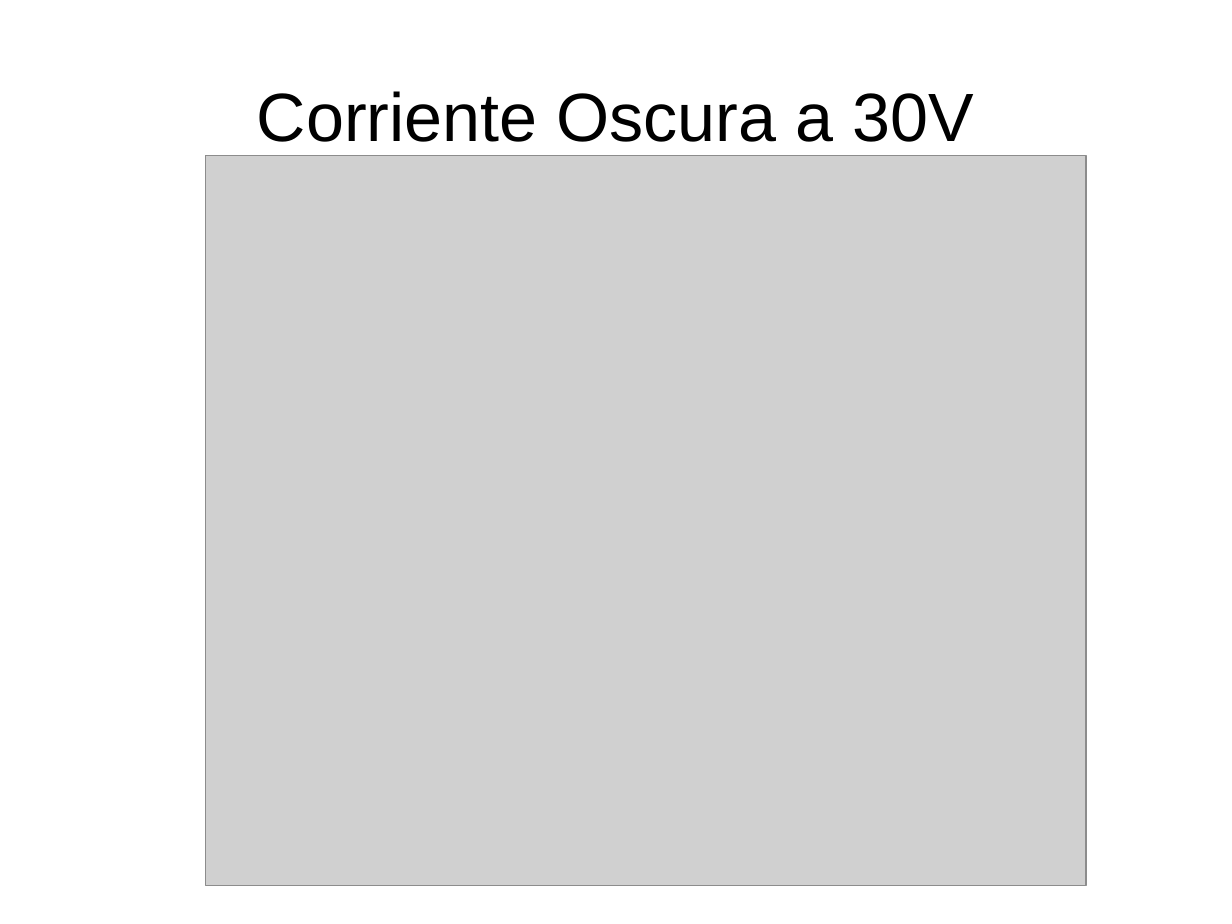
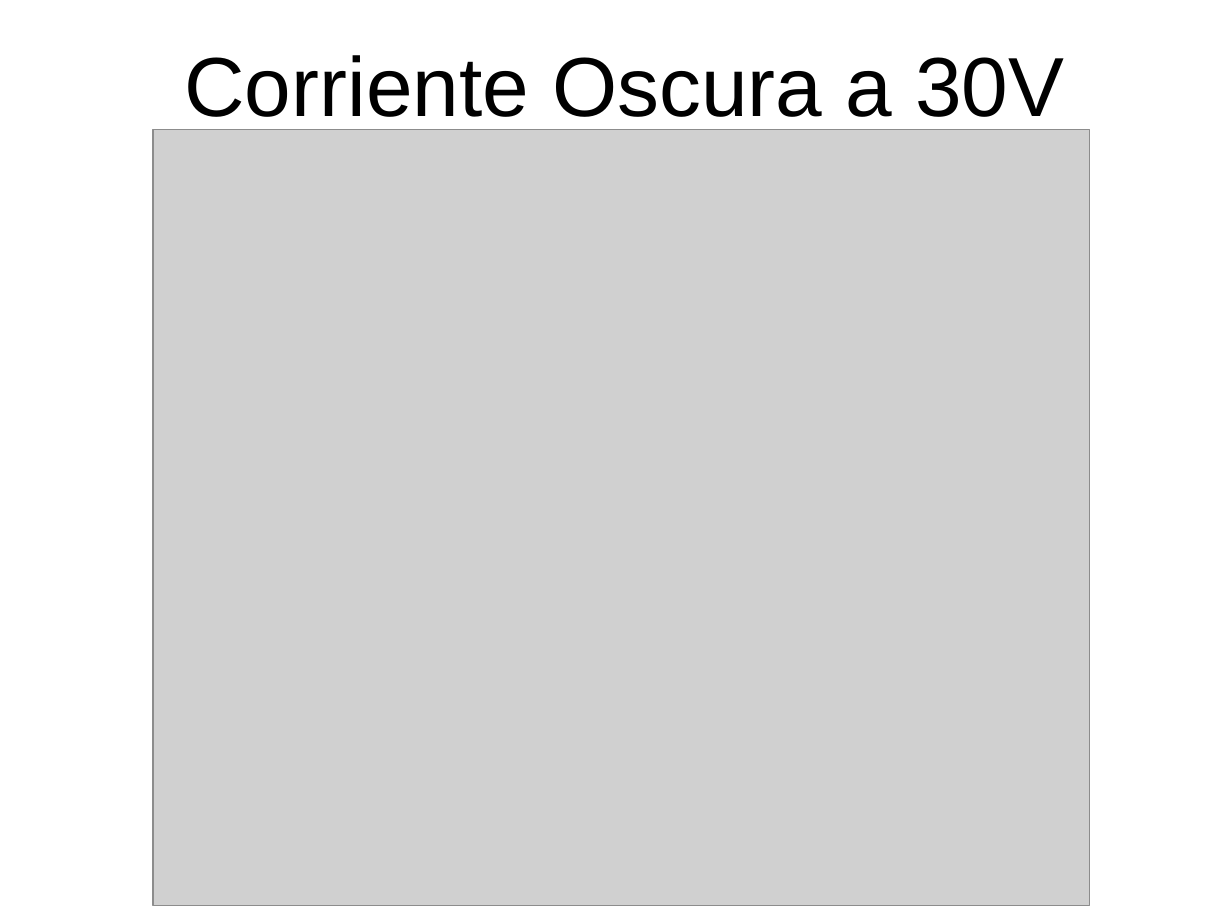
Before and after one commit to labosat/Labo-7, a slide deck: slide 10 of Charla Avance Labo7.odp (slide 9 before the commit). Drawn at 1232x924 pixels with LibreOffice and Linux fonts; fonts in the diff are those of the drawing; grey boxes stand for pictures. Boxes give left, top, right and bottom in pixels: in the first picture for what was removed or moved away, otherwise in the second. Text is boxed around its words. In the diff, an @@ line names an element or a change of style, - is before the commit and + after.

```diff
--- a/Charla Avance Labo7.odp
+++ b/Charla Avance Labo7.odp
@@ text "Corriente Oscura a 30V": place and size @@
-text "Corriente Oscura a 30V" at [257,91,973,142]
+text "Corriente Oscura a 30V" at [184,55,1064,132]
@@ text "Corriente Oscura a 30V" at [184,55,1064,132]: size 44 to 54 pt @@
@@ picture: place and size @@
-picture at [206,157,1087,887]
+picture at [153,130,1090,906]
```
Also in this commit, not shown: 7 other slides changed, 3 slides added, 2 slides removed, 5 other files.
